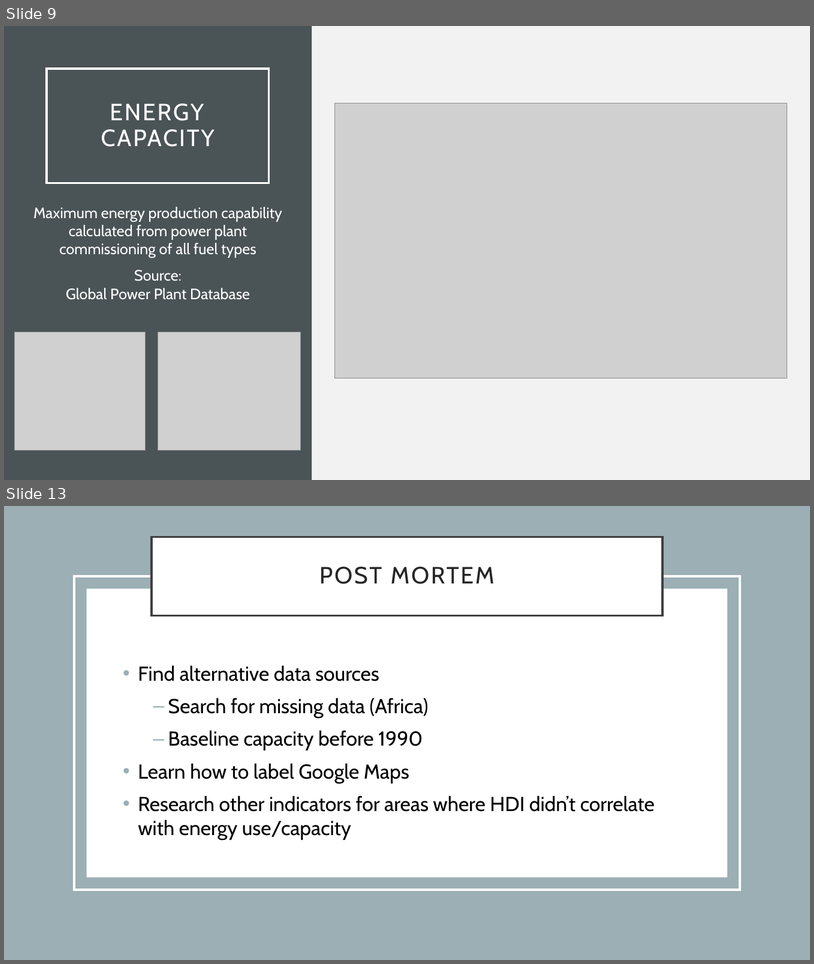
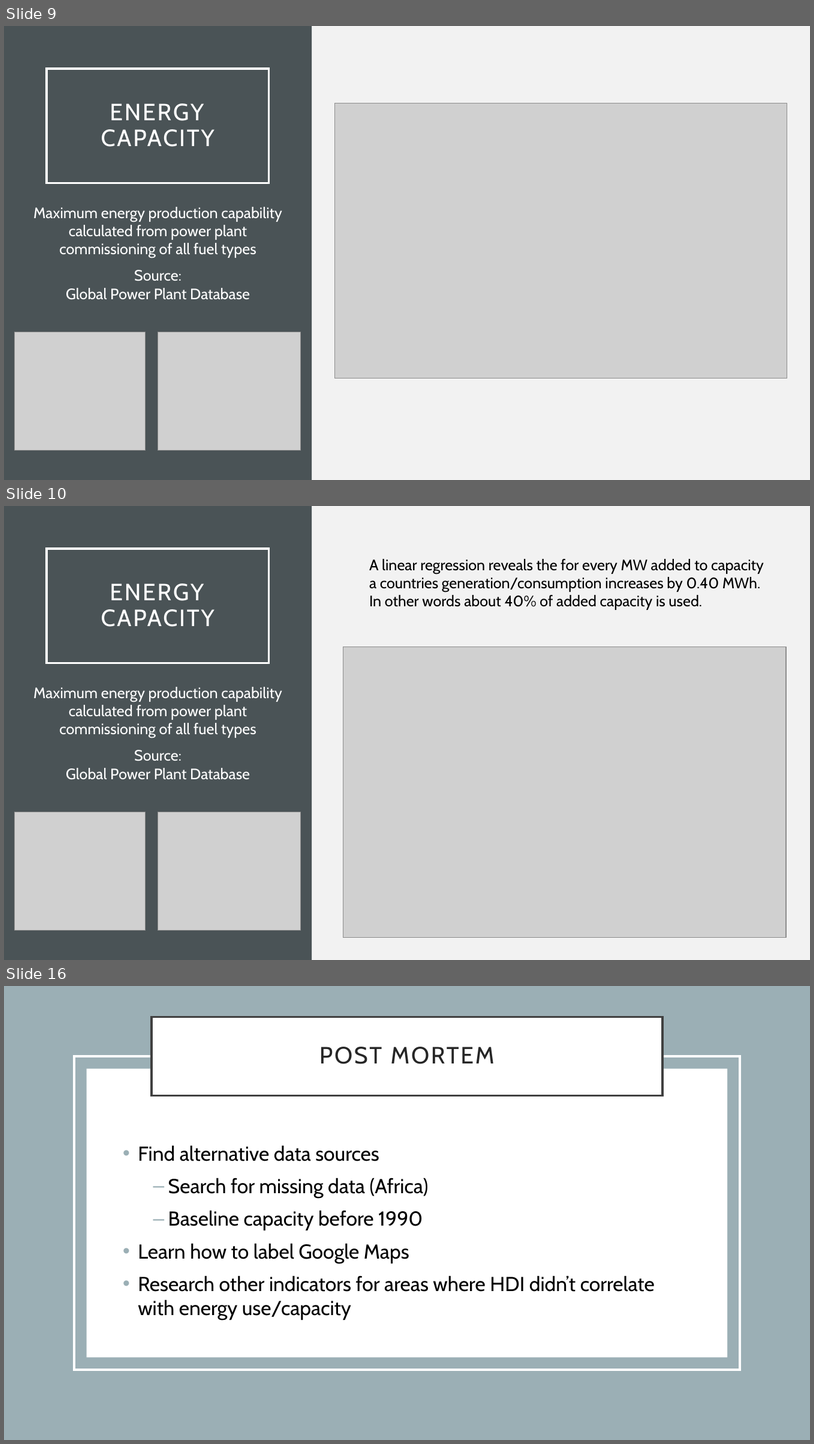
Before and after one commit to gabigham/dagger, a slide deck: Project 1.pptx. Shown one above the other, each under a label of ours: slides 9 and 13 before the commit, slides 9, 10 and 16 after it; the slides between them are not shown. The pictures are 814x964 and 814x1444 pixels, drawn with LibreOffice and Linux fonts; fonts in the diff are those of the drawing; grey boxes stand for pictures. Boxes give left, top, right and bottom in pixels: in the first picture for what was removed or moved away, otherwise in the second. Text is boxed around its words. In the diff, an @@ line names an element or a change of style, - is before the commit and + after.

Commit message:
Updated PowerPoint

```diff
--- a/Project 1.pptx
+++ b/Project 1.pptx
@@ slide 10 added at (4, 506, 810, 960), background #F2F2F2 @@
@@ rectangle added at (4, 506, 312, 960), fill #4A5356 @@
@@ title added at (47, 549, 269, 663), outline #FFFFFF 2.5 pt, 28 pt, text #FFFFFF @@
+ENERGY CAPACITY
@@ text added at (369, 559, 764, 610), 18 pt, text #000000 @@
+A linear regression reveals the for every MW added to capacity a countries generation/consumption increases by 0.40 MWh. In other words about 40% of added capacity is used.
@@ picture added at (344, 647, 787, 938) @@
@@ text added at (33, 687, 282, 780), 18 pt, text #FFFFFF @@
+Maximum energy production capability calculated from power plant commissioning of all fuel types
+Source:
+Global Power Plant Database
@@ picture added at (15, 812, 146, 930) @@
@@ picture added at (158, 812, 301, 930) @@
@@ what was slide 13 is now slide 16 @@
```
Also in this commit, not shown: 5 slides changed, 2 other slides added.
